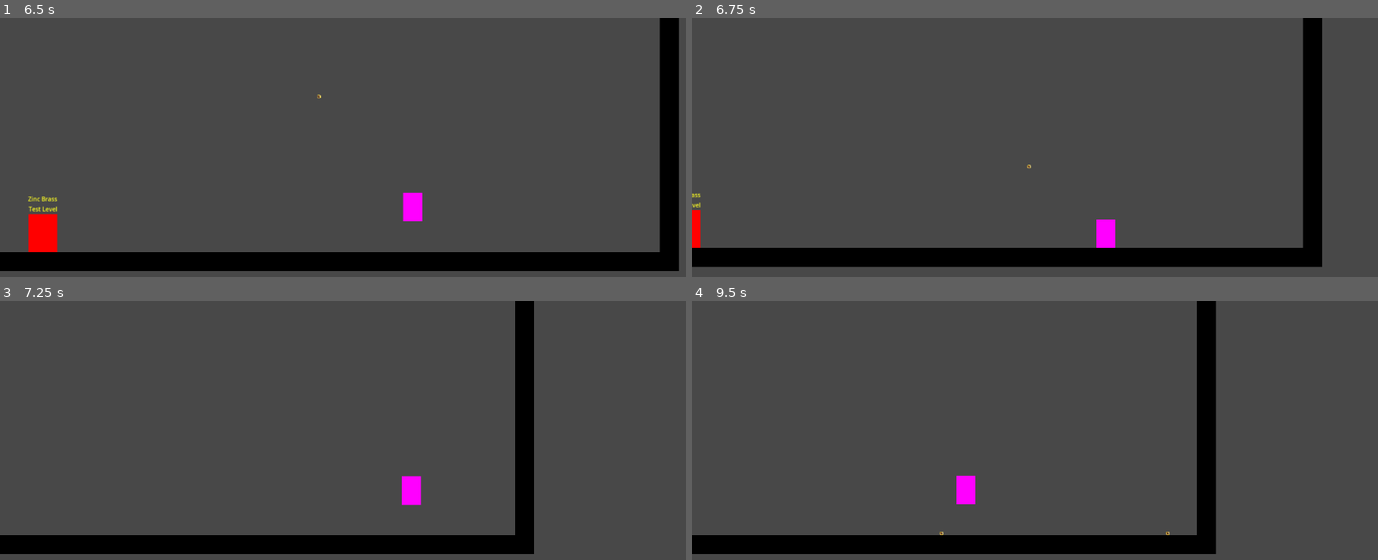
Above: before the commit, frames 1-4 (two rows, left to right).
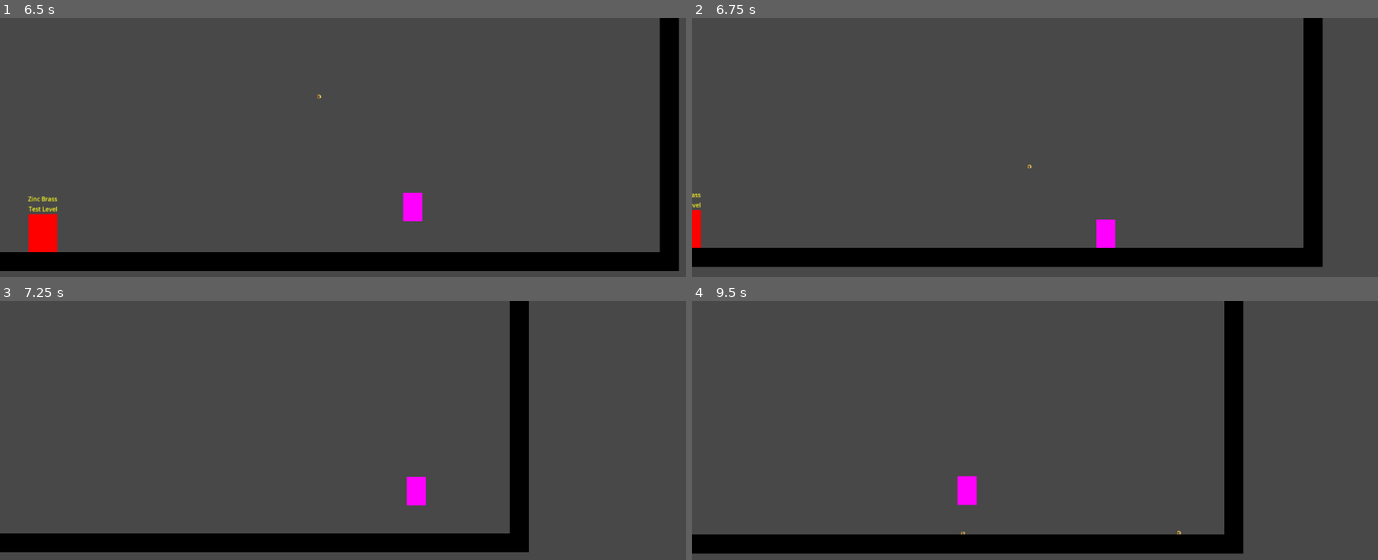
Above: after the commit, the same moments.

Repository: EdwardStanford7/MistbornGame
Game: Godot game, scene res://Levels/main.tscn
Two runs of this game, one before a commit and one after it. Both use one fixed random seed, a clock stepped at 60 frames per second and the inputs below.
Inputs (mouse positions are in pixels of both pictures, inside the frame that each line leads up to):
- Up to frame 1 (6.5 s): tap Enter (enter_loading_zone) at 0.5 s; move the mouse to (outside the picture) at 0.52 s; hold Shift (iron) 0.53-1.28 s; hold D (right) 0.53-2.03 s; tap Space (jump) at 0.77, 1.52, 3.02, 3.77, 4.52, 6.02 s; tap Ctrl (steel) at 0.8, 1.35, 3.05, 4.35 s; move the mouse to (548, 269) at 1.27 s; click (548, 269) at 1.55 s; move the mouse to (137, 152) at 2.02 s; hold Shift (iron) 2.03-2.78 s; hold A (left) 2.03-4.28 s; click (137, 152) at 2.1 s; move the mouse to (377, 209) at 2.77 s; tap B (brass) at 2.85 s; move the mouse to (240, 113) at 3.52 s; hold Shift (iron) 3.53-4.28 s; click (240, 113) at 3.8 s; move the mouse to (493, 191) at 4.27 s; hold D (right) from 4.28 s (still down); tap Shift (iron) at 4.55 s; move the mouse to (205, 230) at 5.02 s; hold Ctrl (steel) 5.03-5.78 s; click (205, 230) at 5.1 s; move the mouse to (411, 126) at 5.77 s; tap T (tin) at 5.85 s; click (411, 126) at 6.05 s
- Up to frame 2 (6.75 s): keep holding D (right); move the mouse to (outside the picture) at 6.52 s; hold Shift (iron) from 6.53 s (still down); tap Z (zinc) at 6.6 s
- Up to frame 3 (7.25 s): keep holding D (right); keep holding Shift (iron); tap Space (jump) at 6.77 s
- Up to frame 4 (9.5 s): move the mouse to (1240, 552) at 7.27 s; release Shift (iron) at 7.28 s; tap Shift (iron) at 7.35, 9.05 s; tap Space (jump) at 7.52, 9.02 s; tap Ctrl (steel) at 7.55 s; move the mouse to (829, 435) at 8.02 s; release D (right) at 8.03 s; hold Ctrl (steel) 8.03-8.78 s; hold A (left) from 8.03 s (still down); click (829, 435) at 8.3 s; move the mouse to (1069, 492) at 8.77 s; click (1069, 492) at 8.85 s

Frame 1 is identical in both runs. In frame 2, 0.3% of the frame differs, in the area x 0-92%, y 0-97%; in frame 3, 2.6%; in frame 4, 5.9%, in the area x 0-81%, y 0-98%.

Commit message:
progress?

Diff:
--- a/Scripts/coin.gd
+++ b/Scripts/coin.gd
@@ -1,26 +1,29 @@
 extends RigidBody2D
 
-var net_force : Vector2 = Vector2.ZERO
 var previous_linear_velocity : Vector2 = Vector2.ZERO
-var being_affected = false
+var force_since_last_frame: Vector2 = Vector2.ZERO
 var player: CharacterBody2D
 
 func _ready():
 	self.body_entered.connect(on_body_entered)
 
 func _integrate_forces(state): # Deal with transfering forces back to the player here
-	net_force = Vector2.ZERO
-
-	if state.get_contact_count() > 0:
-		var dv : Vector2 = state.linear_velocity - previous_linear_velocity
-		net_force = mass * dv #/ state.step
+	if player:
+		var net_force = previous_linear_velocity * mass # do I need time here?
+		var unknown_force = net_force - force_since_last_frame
+		print("transfered force")
+		print(unknown_force)
+		print()
+		player.apply_force(unknown_force)
 
 	previous_linear_velocity = state.linear_velocity
+	force_since_last_frame = Vector2.ZERO
 
 func pull(player_position: Vector2, pull_strength: float, player_mass: float) -> Vector2:
 	var direction = position.direction_to(player_position)
 	var distance = (position - player_position).length()
 
+	force_since_last_frame += pull_strength * player_mass * direction / distance
 	self.apply_force(pull_strength * player_mass * direction / distance)
 	return pull_strength * mass * -direction / distance
 
@@ -28,20 +31,21 @@
 	var direction = player_position.direction_to(position)
 	var distance = (position - player_position).length()
 
+	force_since_last_frame += push_strength * player_mass * direction / distance
 	self.apply_force(push_strength * player_mass * direction / distance)
+	print("push strength")
+	print(push_strength * player_mass * direction / distance)
 	return push_strength * mass * -direction / distance
 
 func on_body_entered(other):
 	if other.is_in_group("Player"):
 		self.queue_free()
 
-func connect_player(player: CharacterBody2D):
-	if being_affected:
+func connect_player(caller: CharacterBody2D):
+	if player:
 		return
+	self.player = caller
 	player.metal_allomancy_released.connect(allomancy_released)
-	self.player = player
-	being_affected = true
 
 func allomancy_released():
 	player = null
-	being_affected = false
--- a/Scripts/player.gd
+++ b/Scripts/player.gd
@@ -55,8 +55,6 @@
 		enemy.stun_player.connect(get_stunned)
 
 func _physics_process(_delta):
-	force_per_frame = Vector2(0, 0)
-
 	coyote_update()
 
 	if is_stunned:
@@ -185,6 +183,10 @@
 	velocity += force_per_frame / mass
 	handle_friction()
 	move_and_slide()
+	force_per_frame = Vector2(0, 0)
+
+func apply_force(force: Vector2):
+	force_per_frame += force
 
 func get_target_from_group(group: String) -> Object:
 	var distance_away = INF
